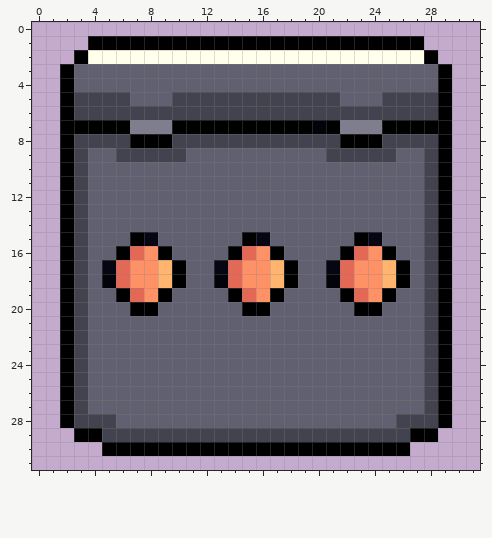
File history of a pixel-art sprite, Assets/Sprites/Crates/UziCrate.png. This is how it looked before the edit.
The file is 32x32 pixels. Colours within 5 levels of each other are drawn and written as one.
Now the later version:
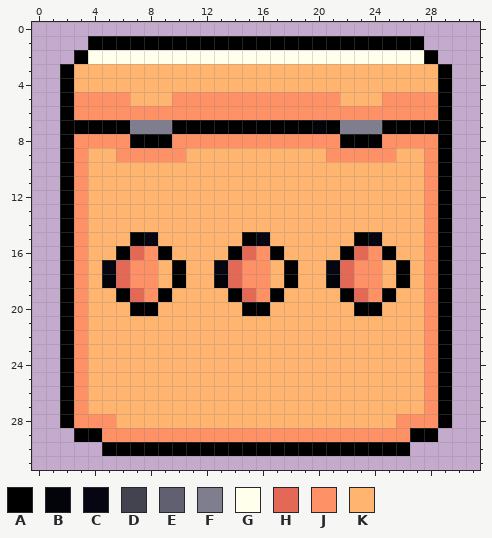
Palette (. is transparent): A #000000  B #03030a  C #050611  D #43434f  E #606070  F #7e7e8f  G #ffffeb  H #e36956  J #ff9166  K #ffb570
From old to new:
Changed rows in their new state; - is an unchanged pixel.
first column x 3:
 3 KKKKKKKKKKKKKKKKKKKKKKKKKK
 4 KKKKKKKKKKKKKKKKKKKKKKKKKK
 5 JJJJKKKJJJJJJJJJJJJKKKJJJJ
 6 JJJJJJJJJJJJJJJJJJJJJJJJJJ
 8 JJJJ---JJJJJJJJJJJJ---JJJJ
 9 JKKJJJJJKKKKKKKKKKJJJJJKKJ
10 JKKKKKKKKKKKKKKKKKKKKKKKKJ
11 JKKKKKKKKKKKKKKKKKKKKKKKKJ
12 JKKKKKKKKKKKKKKKKKKKKKKKKJ
13 JKKKKKKKKKKKKKKKKKKKKKKKKJ
14 JKKKKKKKKKKKKKKKKKKKKKKKKJ
15 JKKK--KKKKKK--KKKKKK--KKKJ
16 JKK----KKKK----KKKK----KKJ
17 JK------KK------KK------KJ
18 JK------KK------KK------KJ
19 JKK----KKKK----KKKK----KKJ
20 JKKK--KKKKKK--KKKKKK--KKKJ
21 JKKKKKKKKKKKKKKKKKKKKKKKKJ
22 JKKKKKKKKKKKKKKKKKKKKKKKKJ
23 JKKKKKKKKKKKKKKKKKKKKKKKKJ
24 JKKKKKKKKKKKKKKKKKKKKKKKKJ
25 JKKKKKKKKKKKKKKKKKKKKKKKKJ
26 JKKKKKKKKKKKKKKKKKKKKKKKKJ
27 JKKKKKKKKKKKKKKKKKKKKKKKKJ
28 JJJKKKKKKKKKKKKKKKKKKKKJJJ
29 --JJJJJJJJJJJJJJJJJJJJJJ--
